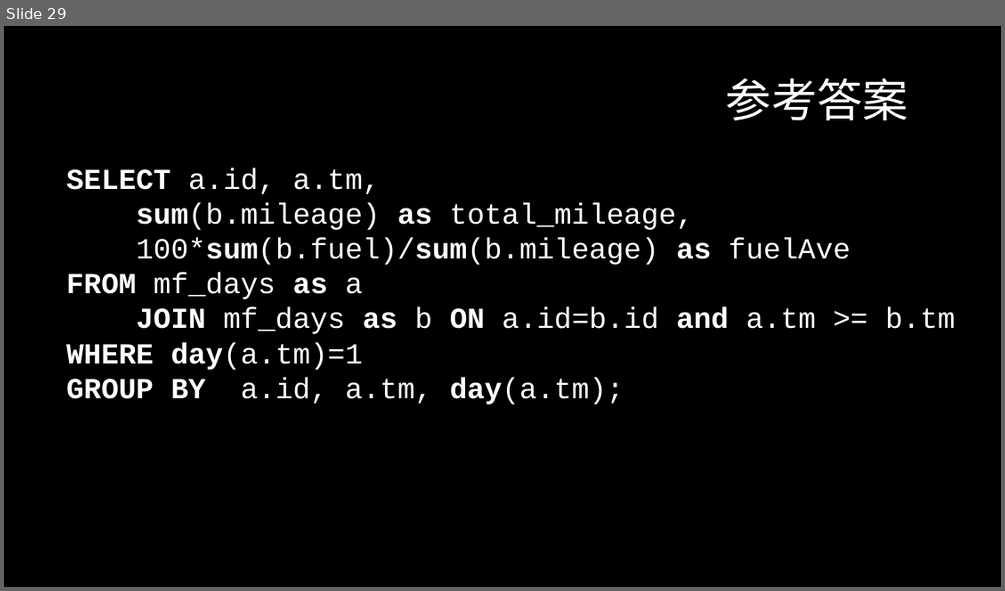
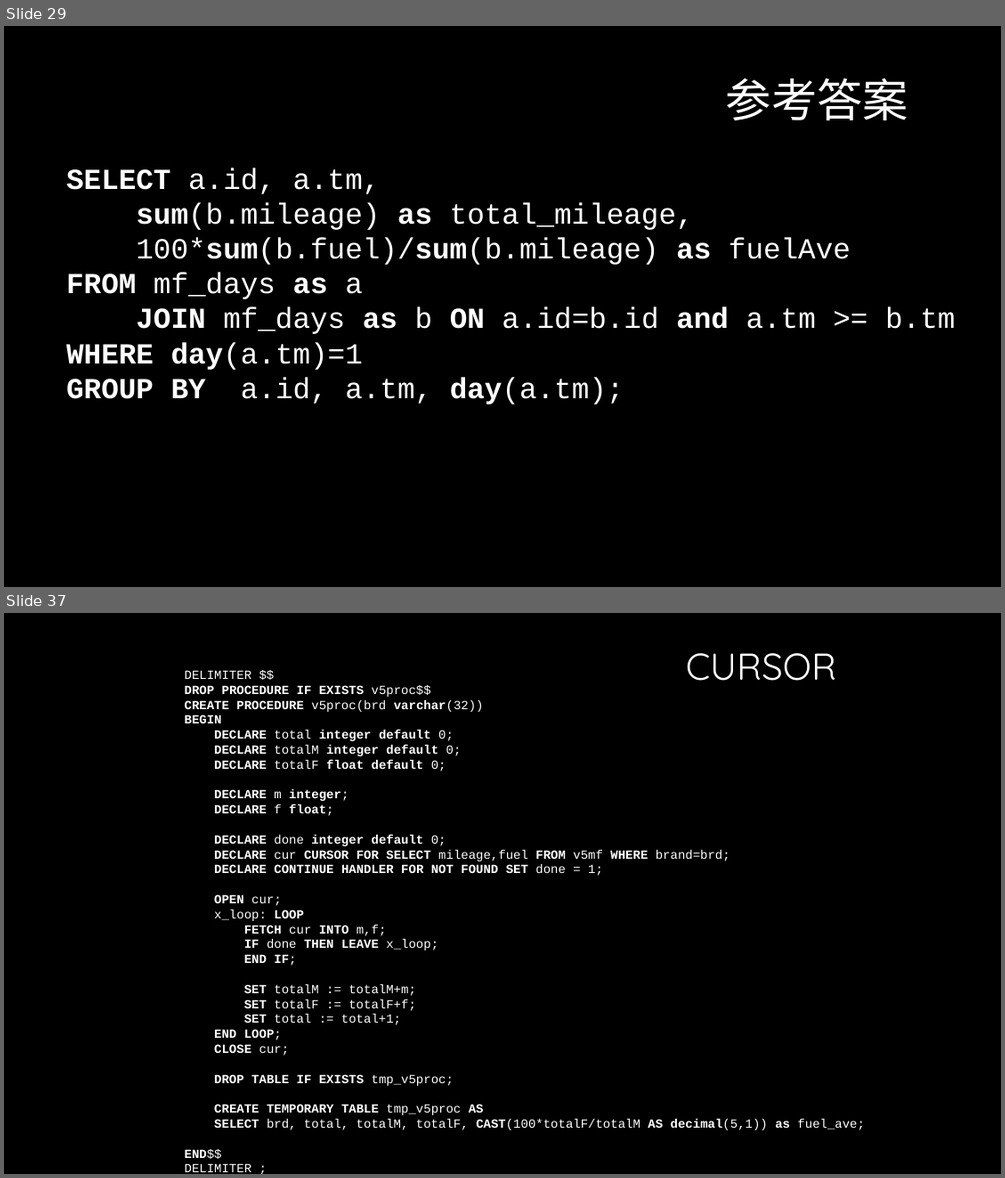
Before and after one commit to InCar/Training, a slide deck: Database/database.pptx. Shown one above the other, each under a label of ours: slide 29 before the commit, slides 29 and 37 after it; the slides between them are not shown. The pictures are 1005x591 and 1005x1178 pixels, drawn with LibreOffice and Linux fonts; fonts in the diff are those of the drawing; background and template pictures are left out. Boxes give left, top, right and bottom in pixels: in the first picture for what was removed or moved away, otherwise in the second. Text is boxed around its words. In the diff, an @@ line names an element or a change of style, - is before the commit and + after.

```diff
--- a/Database/database.pptx
+++ b/Database/database.pptx
@@ slide 37 added at bbox=[4, 613, 1001, 1174], background #000000 @@
@@ text added at bbox=[686, 653, 836, 681], 36 pt, text #FFFFFF @@
+CURSOR
@@ text added at bbox=[185, 670, 865, 1172], 12 pt, text #FFFFFF, bold @@
+DELIMITER $$
+DROP PROCEDURE IF EXISTS v5proc$$
+CREATE PROCEDURE v5proc(brd varchar(32))
+BEGIN
+DECLARE total integer default 0;
+DECLARE totalM integer default 0;
+DECLARE totalF float default 0;
+DECLARE m integer;
+DECLARE f float;
+DECLARE done integer default 0;
+DECLARE cur CURSOR FOR SELECT mileage,fuel FROM v5mf WHERE brand=brd;
+DECLARE CONTINUE HANDLER FOR NOT FOUND SET done = 1;
+OPEN cur;
+x_loop: LOOP
+FETCH cur INTO m,f;
+IF done THEN LEAVE x_loop;
+END IF;
+SET totalM := totalM+m;
+SET totalF := totalF+f;
+SET total := total+1;
+END LOOP;
+CLOSE cur;
+DROP TABLE IF EXISTS tmp_v5proc;
+CREATE TEMPORARY TABLE tmp_v5proc AS
+SELECT brd, total, totalM, totalF, CAST(100*totalF/totalM AS decimal(5,1)) as fuel_ave;
+END$$
+DELIMITER ;
```
Also in this commit, not shown: 7 other slides added, 1 slide removed.
